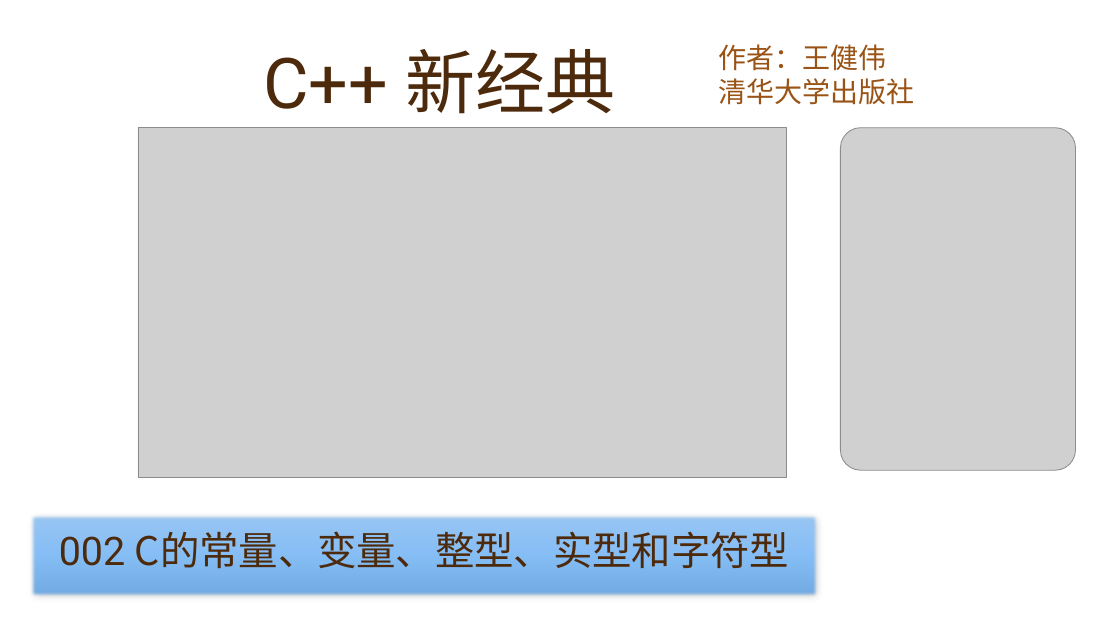
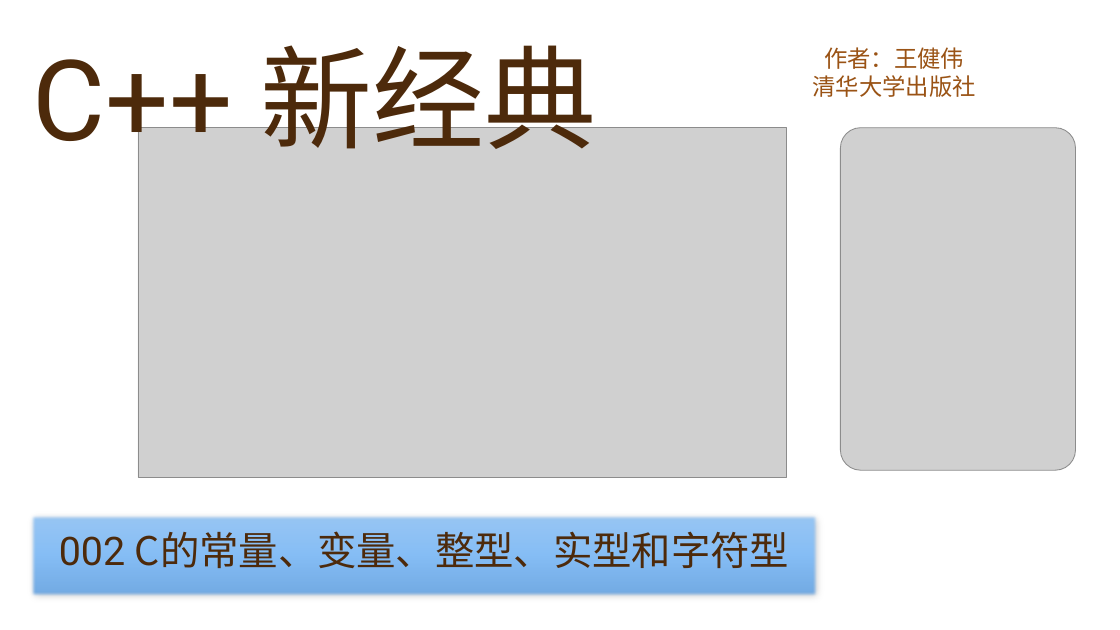
Before and after one commit to yasenstar/learn_cpp, a slide deck: slide 2 of cpp_new/C++ 新经典.pptx. Drawn at 1120x630 pixels with LibreOffice and Linux fonts; fonts in the diff are those of the drawing; grey boxes stand for pictures; background and template pictures are left out. Boxes give left, top, right and bottom in pixels: in the first picture for what was removed or moved away, otherwise in the second. Text is boxed around its words. In the diff, an @@ line names an element or a change of style, - is before the commit and + after.

```diff
--- a/cpp_new/C++ 新经典.pptx
+++ b/cpp_new/C++ 新经典.pptx
@@ title "C++ 新经典": place and size @@
-title "C++ 新经典" at <box>263,49,616,114</box>
+title "C++ 新经典" at <box>33,26,596,167</box>
@@ title "C++ 新经典" at <box>33,26,596,167</box>: size 60 to 96 pt; vertical alignment bottom to middle @@
@@ subtitle "作者：王健伟": place and size @@
-subtitle "作者：王健伟" at <box>718,44,914,105</box>
+subtitle "作者：王健伟" at <box>812,47,976,97</box>
@@ subtitle "作者：王健伟" at <box>812,47,976,97</box>: size 24 to 20 pt; alignment left to centre; vertical alignment top to middle @@
```
Also in this commit, not shown: 10 other slides changed, 1 slide added, 29 other files.
